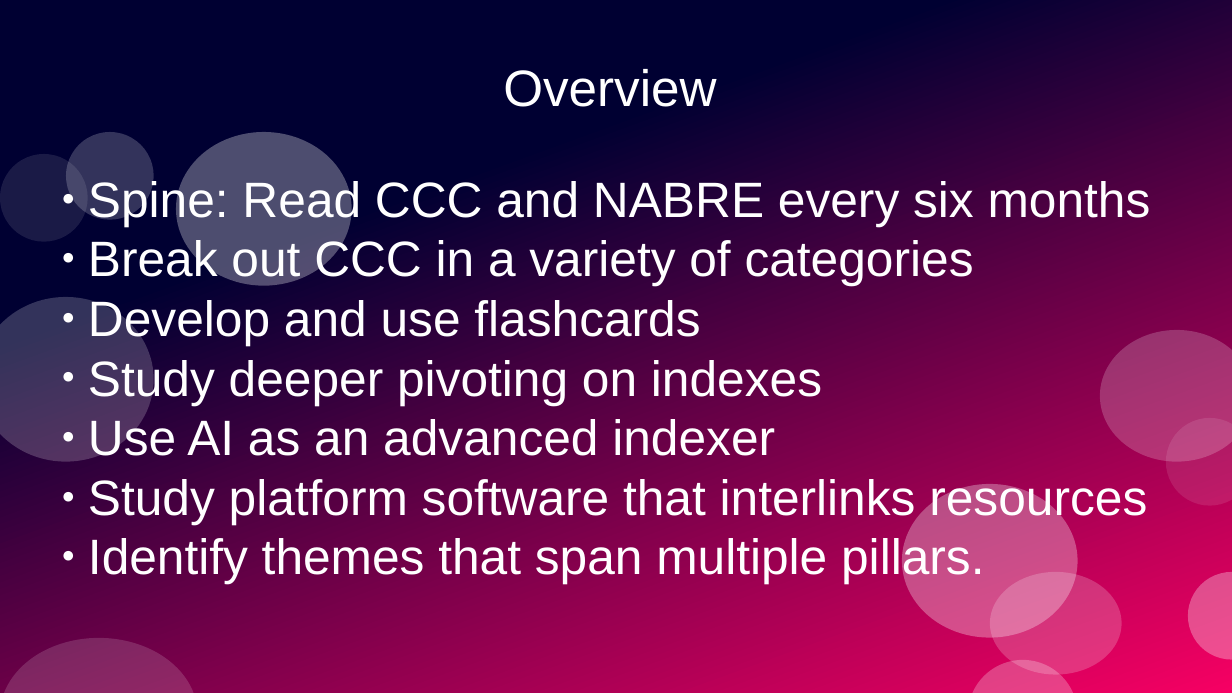
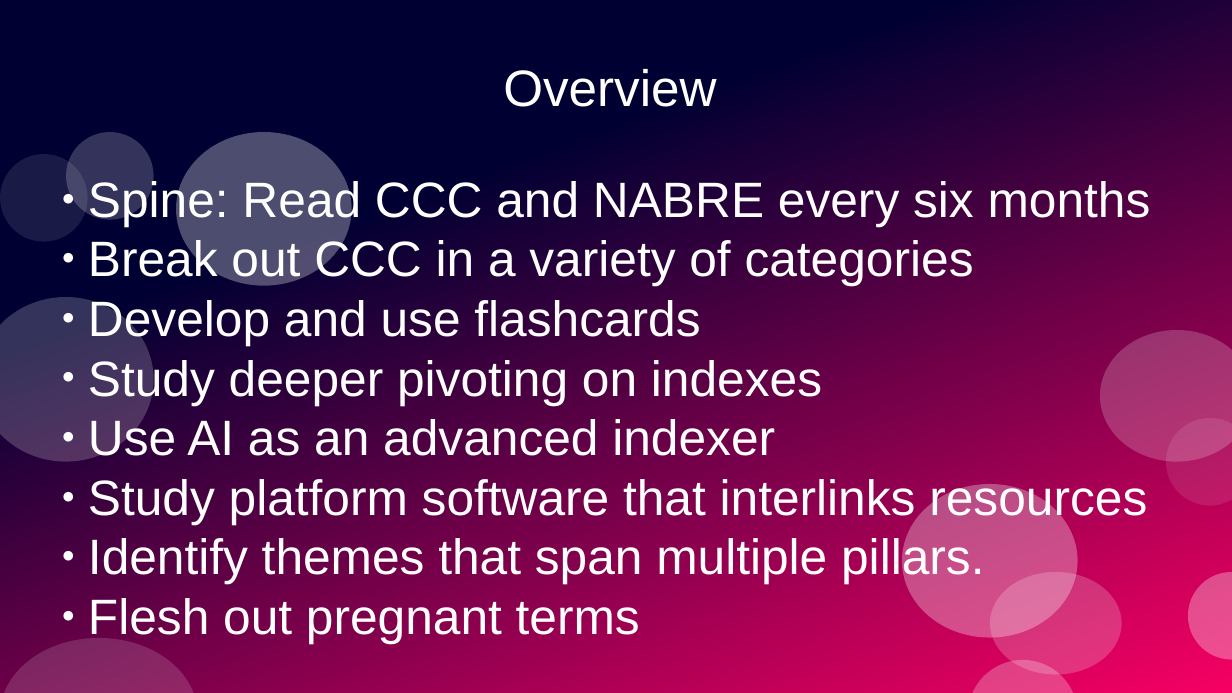
Before and after one commit to stevemac321/Catechist, a slide deck: slide 3 of Mastery.pptx. Drawn at 1232x693 pixels with LibreOffice and Linux fonts; fonts in the diff are those of the drawing. Boxes give left, top, right and bottom in pixels: in the first picture for what was removed or moved away, otherwise in the second. Text is boxed around its words. In the diff, an @@ line names an element or a change of style, - is before the commit and + after.

```diff
--- a/Mastery.pptx
+++ b/Mastery.pptx
@@ subtitle at <box>88,598,640,644</box>: paragraph added @@
+● Flesh out pregnant terms
```
Also in this commit, not shown: 2 other slides changed.
